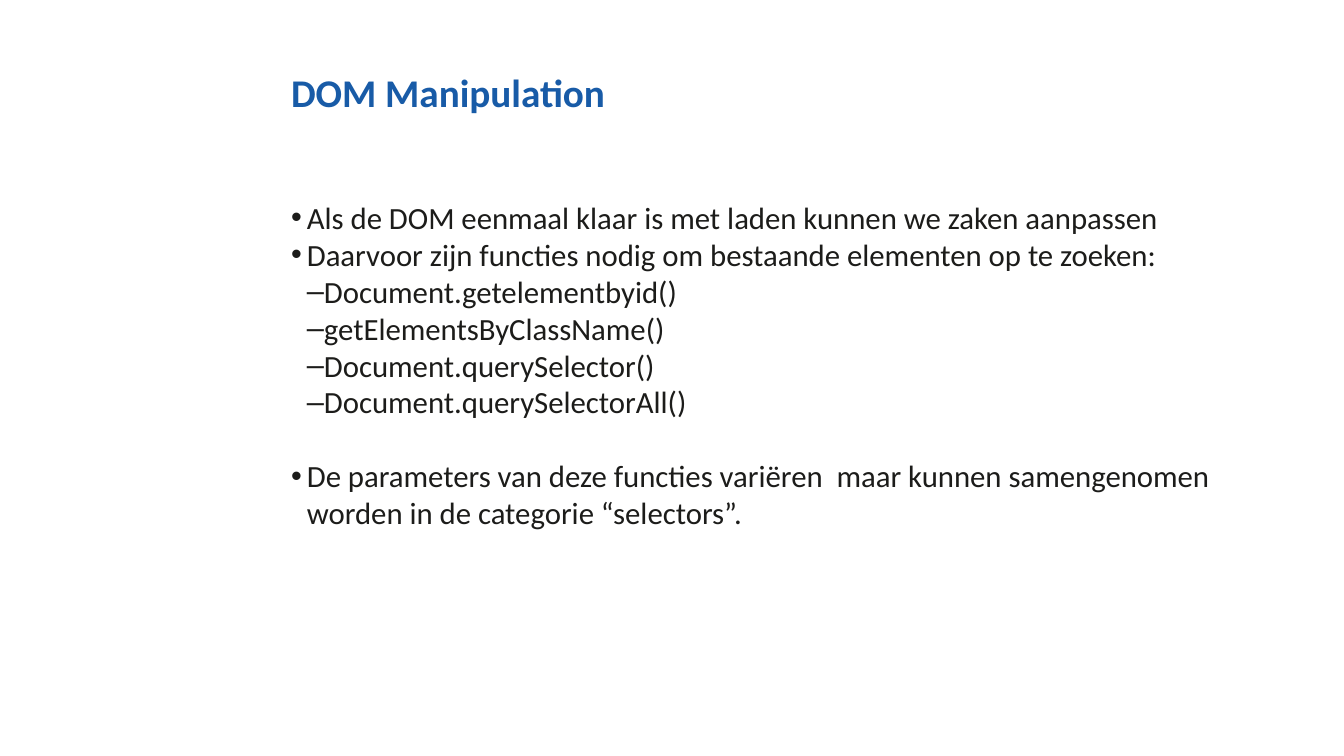
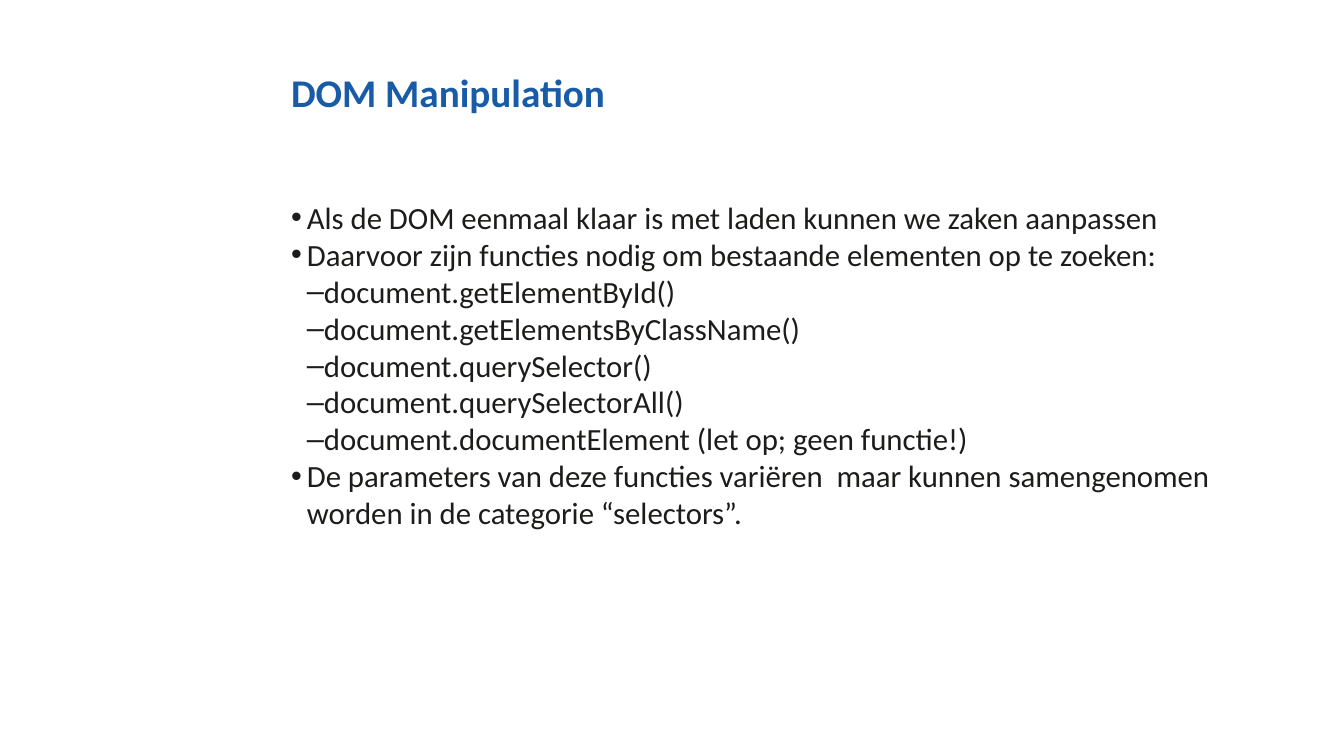
Before and after one commit to NHLStenden/Flex-WebDevelopment-FrontEndDevelopment, a slide deck: slide 25 of Presentatie/Front-End Development.pptx. Drawn at 1344x756 pixels with LibreOffice and Linux fonts; fonts in the diff are those of the drawing; background and template pictures are left out. Boxes give left, top, right and bottom in pixels: in the first picture for what was removed or moved away, otherwise in the second. Text is boxed around its words. In the diff, an @@ line names an element or a change of style, - is before the commit and + after.

Commit message:
updated PowerPoint for createElement and querySelectors

```diff
--- a/Presentatie/Front-End Development.pptx
+++ b/Presentatie/Front-End Development.pptx
@@ text at box(324, 280, 967, 456): text changed @@
-  – Document.getelementbyid()
-  – getElementsByClassName()
-  – Document.querySelector()
-  – Document.querySelectorAll()
+  – document.getElementById()
+  – document.getElementsByClassName()
+  – document.querySelector()
+  – document.querySelectorAll()
+  – document.documentElement (let op; geen functie!)
```
Also in this commit, not shown: 1 slide added.
